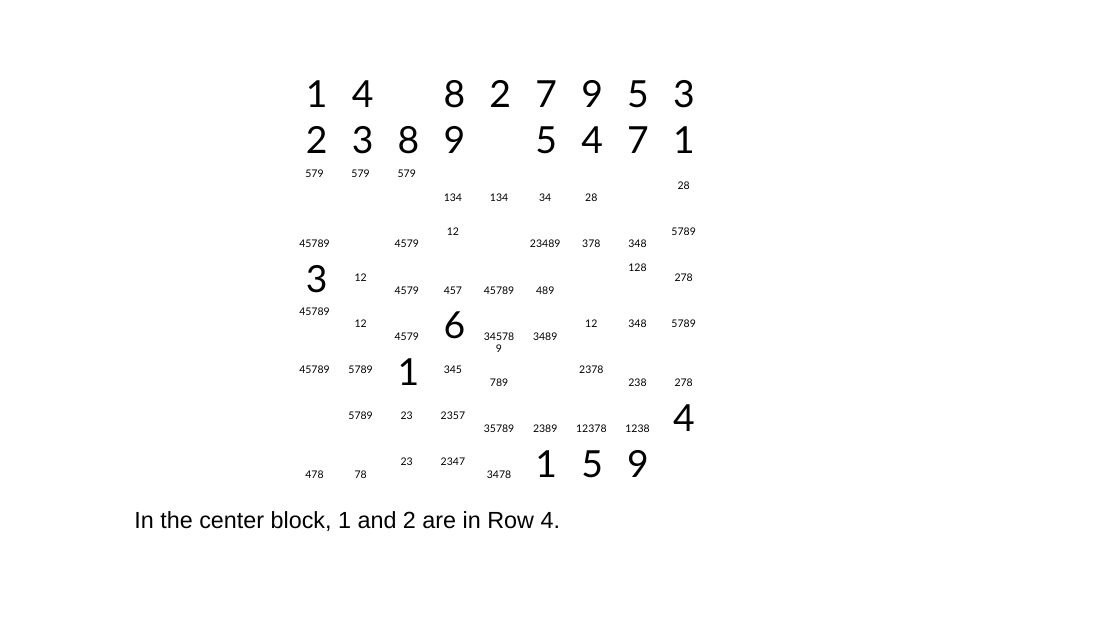
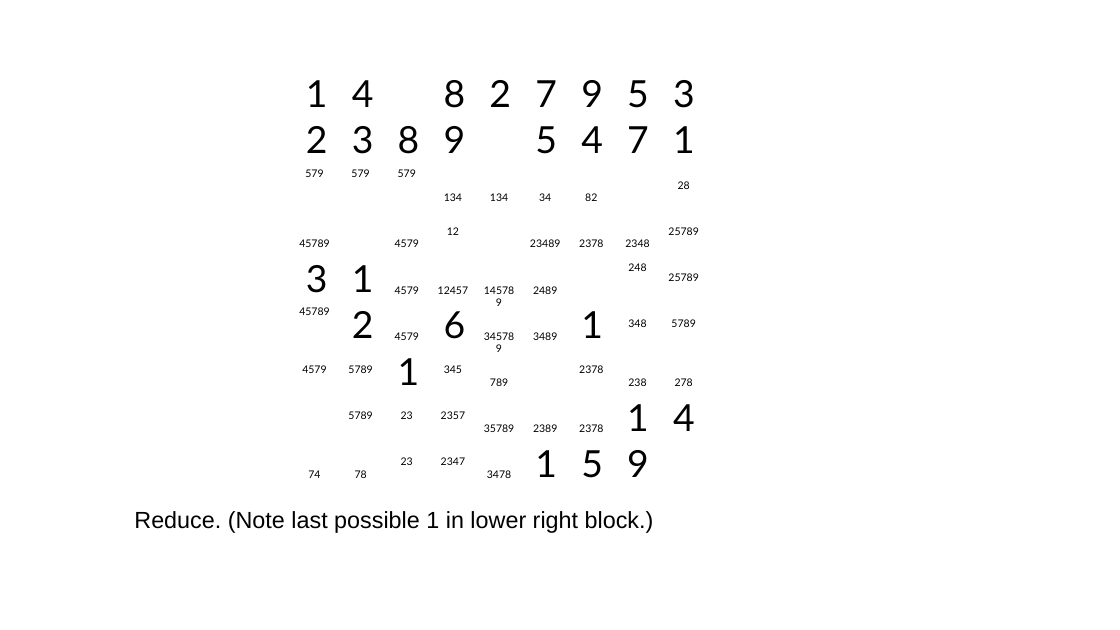
Before and after one commit to jhardis/WSJ_Number_Puzzles, a slide deck: slide 28 of 20260516_2.pptx. Drawn at 1120x630 pixels with LibreOffice and Linux fonts; fonts in the diff are those of the drawing; background and template pictures are left out. Boxes give left, top, right and bottom in pixels: in the first picture for what was removed or moved away, otherwise in the second. Text is boxed around its words. In the diff, an @@ line names an element or a change of style, - is before the commit and + after.

```diff
--- a/20260516_2.pptx
+++ b/20260516_2.pptx
@@ text at bbox=[585, 193, 597, 201]: text changed @@
-28
+82
@@ text at bbox=[579, 239, 603, 247]: text changed @@
-378
+2378
@@ text at bbox=[625, 239, 649, 247]: text changed @@
-348
+2348
@@ text at bbox=[668, 227, 698, 235]: text changed @@
-5789
+25789
@@ text added at bbox=[352, 265, 374, 292], 32 pt, text #000000 @@
+1
@@ text at bbox=[628, 263, 646, 271]: text changed @@
-128
+248
@@ text removed at bbox=[355, 273, 367, 281] @@
-12
@@ text at bbox=[438, 286, 468, 294]: text changed @@
-457
+12457
@@ text at bbox=[484, 286, 514, 294]: text changed @@
-45789
+145789
@@ text at bbox=[533, 286, 557, 294]: text changed @@
-489
+2489
@@ text at bbox=[668, 273, 698, 281]: text changed @@
-278
+25789
@@ text added at bbox=[352, 311, 374, 338], 32 pt, text #000000 @@
+2
@@ text removed at bbox=[355, 319, 367, 327] @@
-12
@@ text added at bbox=[581, 311, 603, 338], 32 pt, text #000000 @@
+1
@@ text removed at bbox=[585, 319, 597, 327] @@
-12
@@ text at bbox=[302, 365, 326, 373]: text changed @@
-45789
+4579
@@ text added at bbox=[627, 404, 649, 431], 32 pt, text #000000 @@
+1
@@ text at bbox=[579, 424, 603, 432]: text changed @@
-12378
+2378
@@ text removed at bbox=[625, 424, 649, 432] @@
-1238
@@ text at bbox=[308, 470, 320, 478]: text changed @@
-478
+74
@@ text at bbox=[134, 511, 654, 533]: text changed @@
-In the center block, 1 and 2 are in Row 4.
+Reduce. (Note last possible 1 in lower right block.)
```
Also in this commit, not shown: 37 other slides changed, 5 slides removed.
